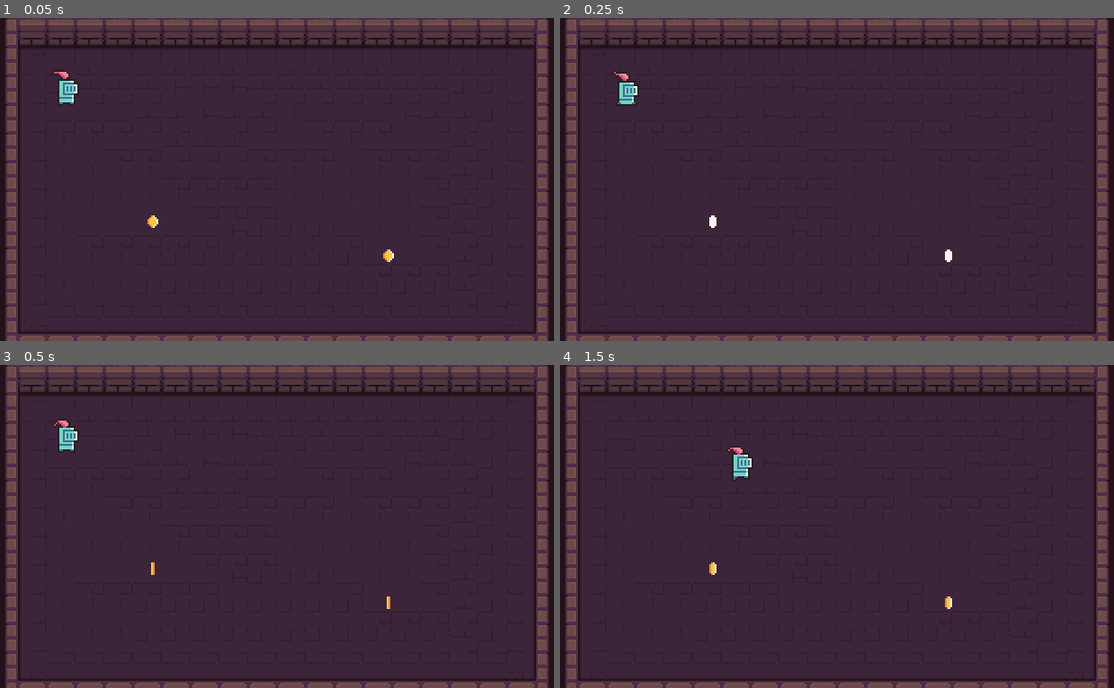
Above: before the commit, frames 1-4 (two rows, left to right).
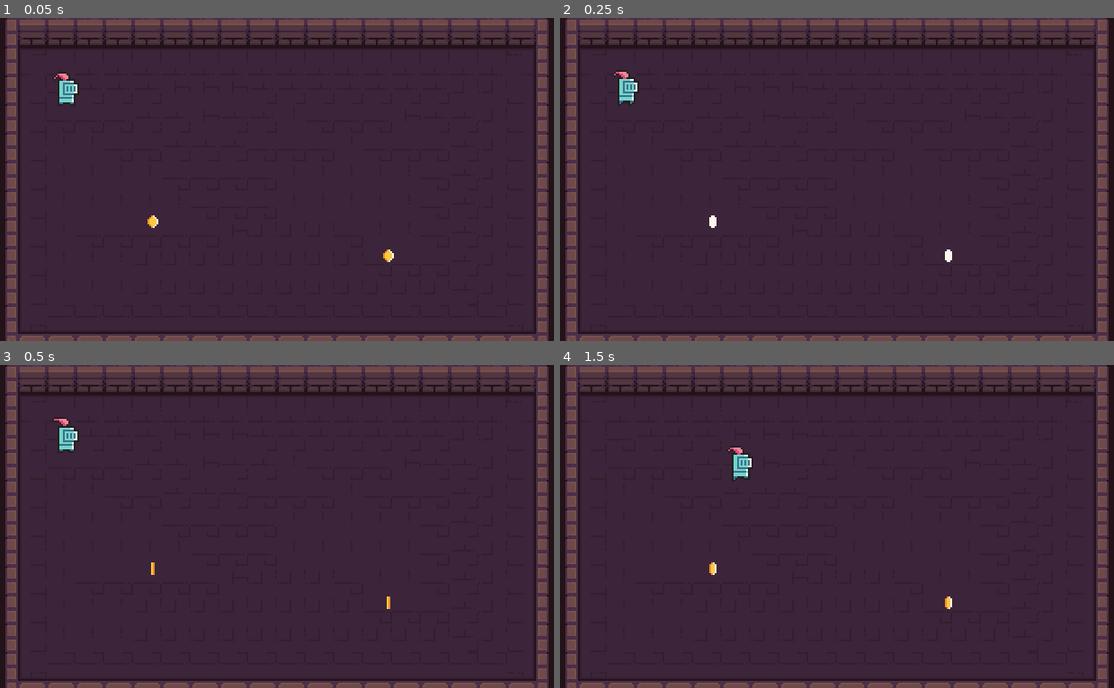
Above: after the commit, the same moments.

Repository: eleniums/dungeon-crawler
Game: Godot game, scene res://levels/sandbox/sandbox.tscn
The game is run twice, just before and just after one commit, with the same random seed, the same clock (stepped at 60 frames per second) and the same inputs.
Inputs:
- Up to frame 1 (0.05 s): no input
- Up to frame 2 (0.25 s): no input
- Up to frame 3 (0.5 s): no input
- Up to frame 4 (1.5 s): hold Right (ui_right) 0.53-1.28 s; hold Down (ui_down) from 1.28 s (still down)

The runs differ from the first frame. In frame 1, less than 0.1% of the frame differs, in the area x 9-14%, y 16-28%; in frame 2, 0.2%, in the area x 9-15%, y 16-28%; in frame 3, less than 0.1%; in frame 4, nothing differs.

Commit message:
Add hitbox for knight to pick up items or get damaged

Diff:
--- a/characters/player/knight/Knight.tscn
+++ b/characters/player/knight/Knight.tscn
@@ -51,15 +51,25 @@
 [sub_resource type="RectangleShape2D" id=10]
 extents = Vector2( 7, 3 )
 
+[sub_resource type="RectangleShape2D" id=11]
+extents = Vector2( 3, 5 )
+
 [node name="Player_Knight" type="KinematicBody2D"]
 script = ExtResource( 2 )
 
 [node name="AnimatedSprite" type="AnimatedSprite" parent="."]
 frames = SubResource( 9 )
 animation = "idle"
-frame = 1
+frame = 3
 playing = true
 
 [node name="CollisionShape2D" type="CollisionShape2D" parent="."]
+visible = false
 position = Vector2( 0, 13 )
 shape = SubResource( 10 )
+
+[node name="Hitbox" type="Area2D" parent="."]
+
+[node name="CollisionShape2D" type="CollisionShape2D" parent="Hitbox"]
+position = Vector2( 0, 8 )
+shape = SubResource( 11 )
Not shown: 1 places in characters/player/knight/Knight.tscn that only renumber resources
